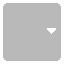
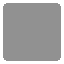
The second 64 × 64 image is a revision of the first. Changes to its layers:
removed layer "down" (was dissolve) over [left=47, top=28, right=56, bottom=34]
painted on "Layer" over [left=3, top=3, right=61, bottom=61]
